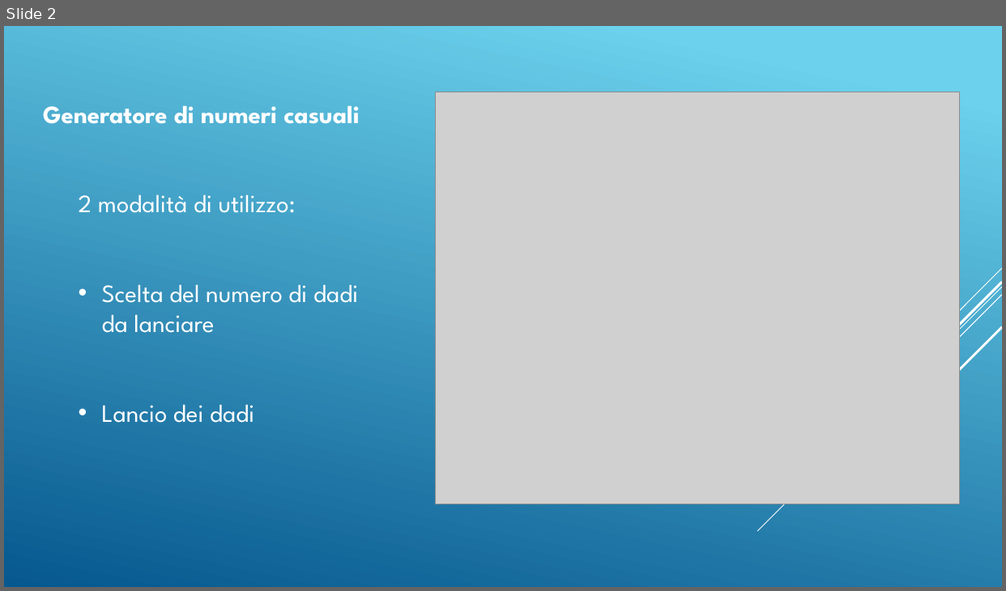
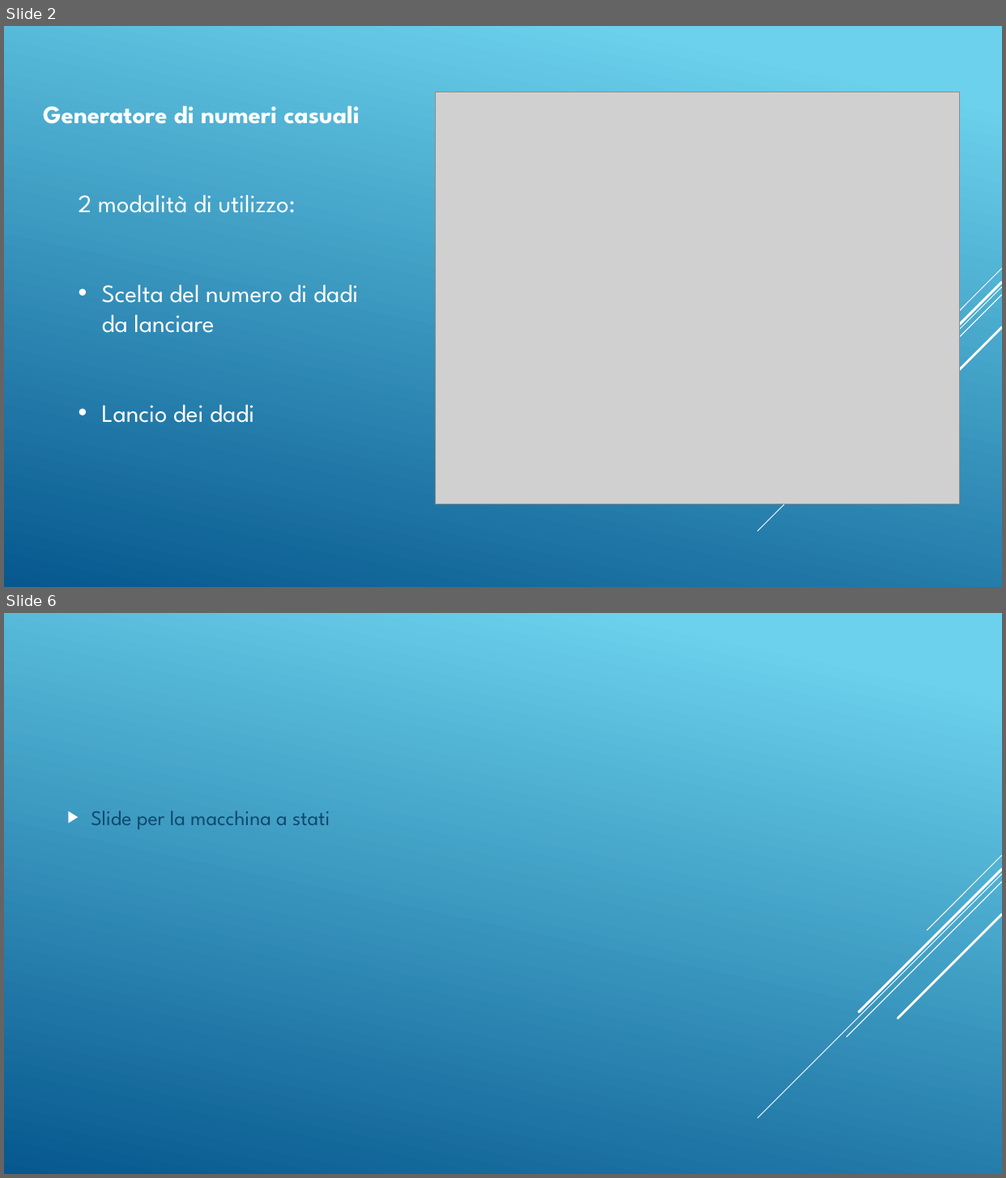
Before and after one commit to DaddaOperator/STM-Micro-Exercises-PLSD-, a slide deck: PresentazioneOfficial.pptx. Shown one above the other, each under a label of ours: slide 2 before the commit, slides 2 and 6 after it; the slides between them are not shown. The pictures are 1006x591 and 1006x1178 pixels, drawn with LibreOffice and Linux fonts; fonts in the diff are those of the drawing; grey boxes stand for pictures. Boxes give left, top, right and bottom in pixels: in the first picture for what was removed or moved away, otherwise in the second. Text is boxed around its words. In the diff, an @@ line names an element or a change of style, - is before the commit and + after.

```diff
--- a/PresentazioneOfficial.pptx
+++ b/PresentazioneOfficial.pptx
@@ slide 6 added at [4, 613, 1002, 1174], background gradient #6ED2EB to #06588E; not listed: 5 template elements that a slide beside it also shows @@
@@ text added at [91, 811, 330, 829], 20 pt, text #0F496F @@
+▶ Slide per la macchina a stati
```
Also in this commit, not shown: 5 other slides added.
